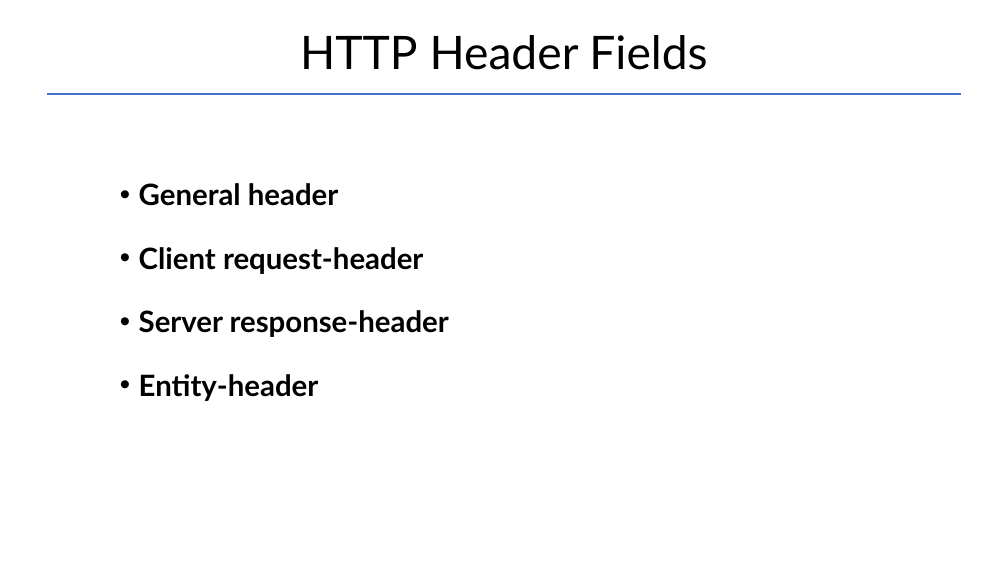
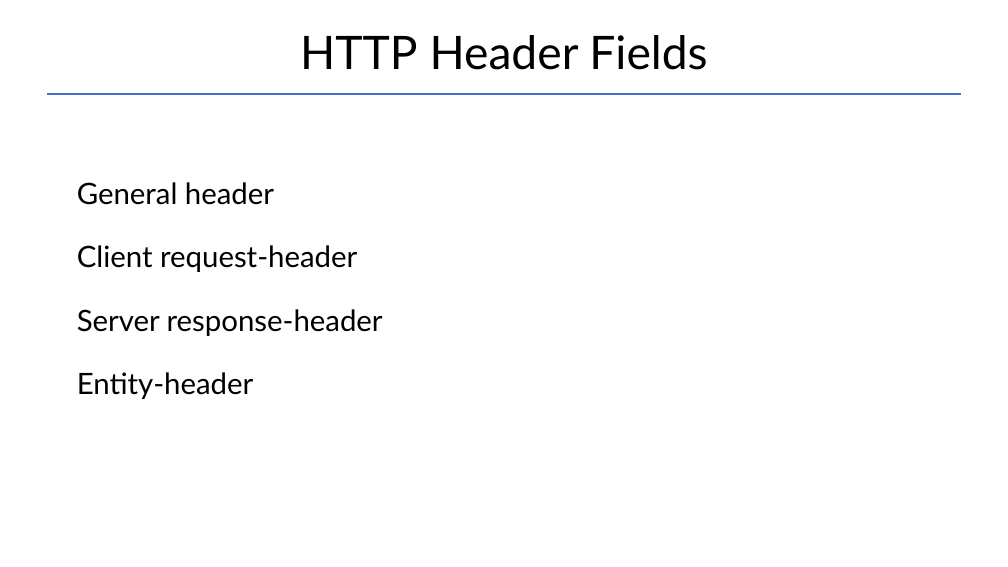
Before and after one commit to Garnik94/Levelup_presentations, a slide deck: slide 16 of Http/Http_presentation.pptx. Drawn at 1008x567 pixels with LibreOffice and Linux fonts; fonts in the diff are those of the drawing. Boxes give left, top, right and bottom in pixels: in the first picture for what was removed or moved away, otherwise in the second. Text is boxed around its words. In the diff, an @@ line names an element or a change of style, - is before the commit and + after.

```diff
--- a/Http/Http_presentation.pptx
+++ b/Http/Http_presentation.pptx
@@ text "General header": place and size @@
-text "General header" at (139,183,449,401)
+text "General header" at (77,182,383,399)
@@ text "General header" at (77,182,383,399): bold off; bullet • to none @@
```
Also in this commit, not shown: 13 other slides changed, 5 other files.
